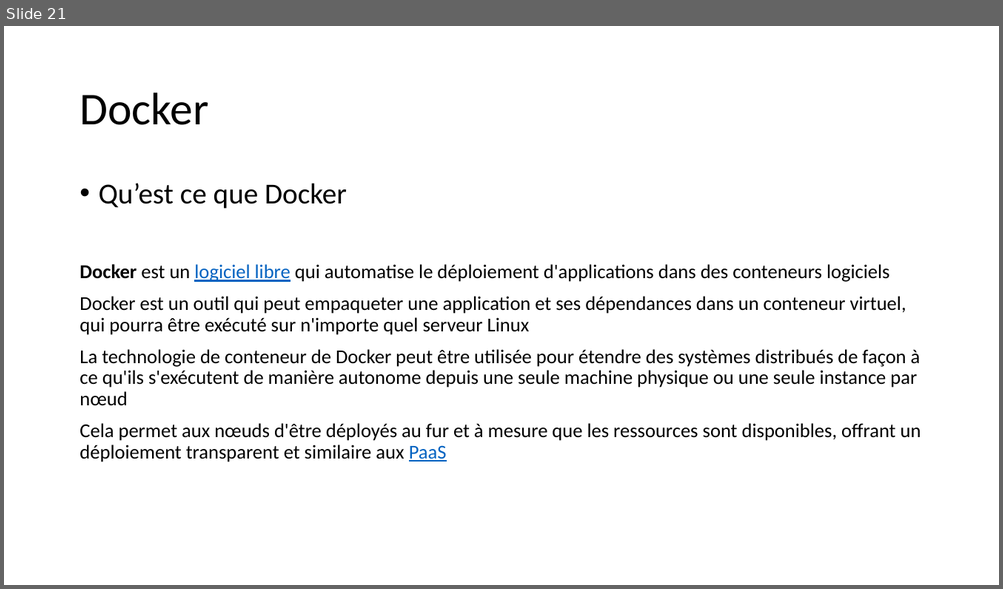
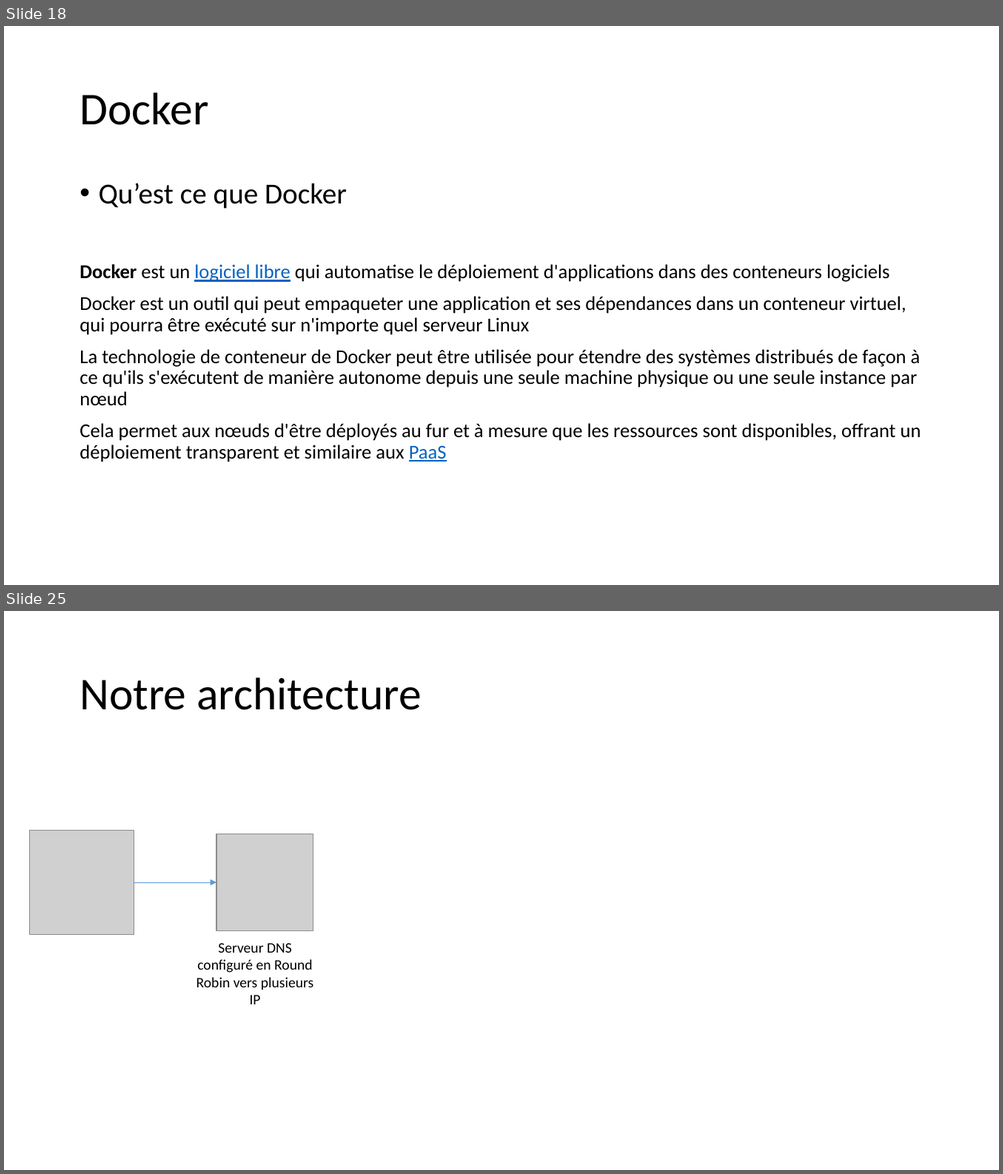
Before and after one commit to jeremysalmon/coursSystemeReparti, a slide deck: systeme_reparti.pptx. Shown one above the other, each under a label of ours: slide 21 before the commit, slides 18 and 25 after it; the slides between them are not shown. The pictures are 1003x589 and 1003x1174 pixels, drawn with LibreOffice and Linux fonts; fonts in the diff are those of the drawing; grey boxes stand for pictures. Boxes give left, top, right and bottom in pixels: in the first picture for what was removed or moved away, otherwise in the second. Text is boxed around its words. In the diff, an @@ line names an element or a change of style, - is before the commit and + after.

```diff
--- a/systeme_reparti.pptx
+++ b/systeme_reparti.pptx
@@ slide 25 added at [4,611,999,1170], background #FFFFFF @@
@@ title added at [79,678,421,710], 44 pt, text #000000 @@
+Notre architecture
@@ picture added at [29,830,134,935] @@
@@ picture added at [216,834,313,931] @@
@@ arrow added from (134, 883) to (216, 883), #5B9BD5 0.5 pt @@
@@ text added at [196,943,314,1005], 14 pt, text #000000 @@
+Serveur DNS configuré en Round Robin vers plusieurs IP
@@ what was slide 21 is now slide 18 @@
```
Also in this commit, not shown: 2 slides changed, 18 other slides added.
